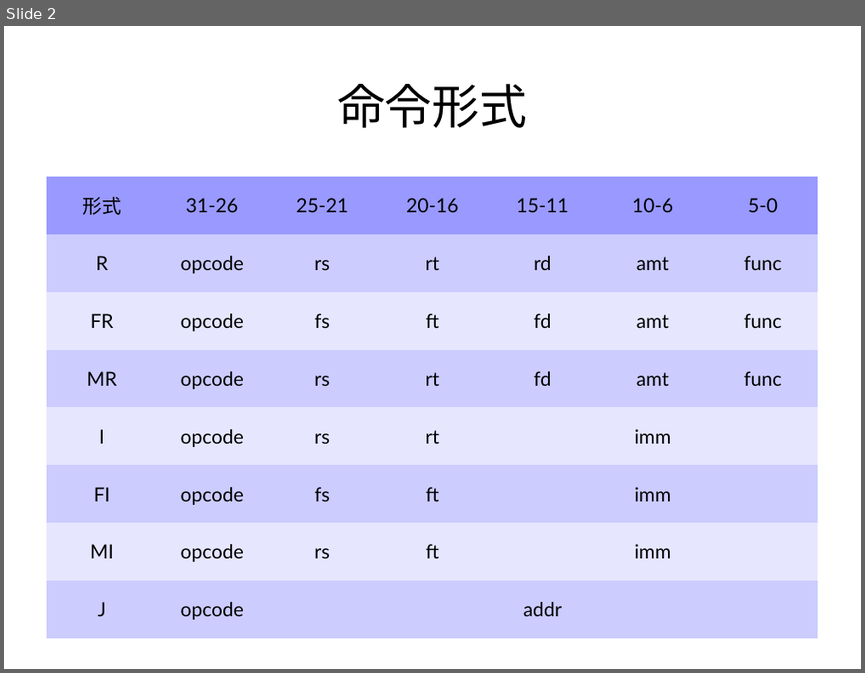
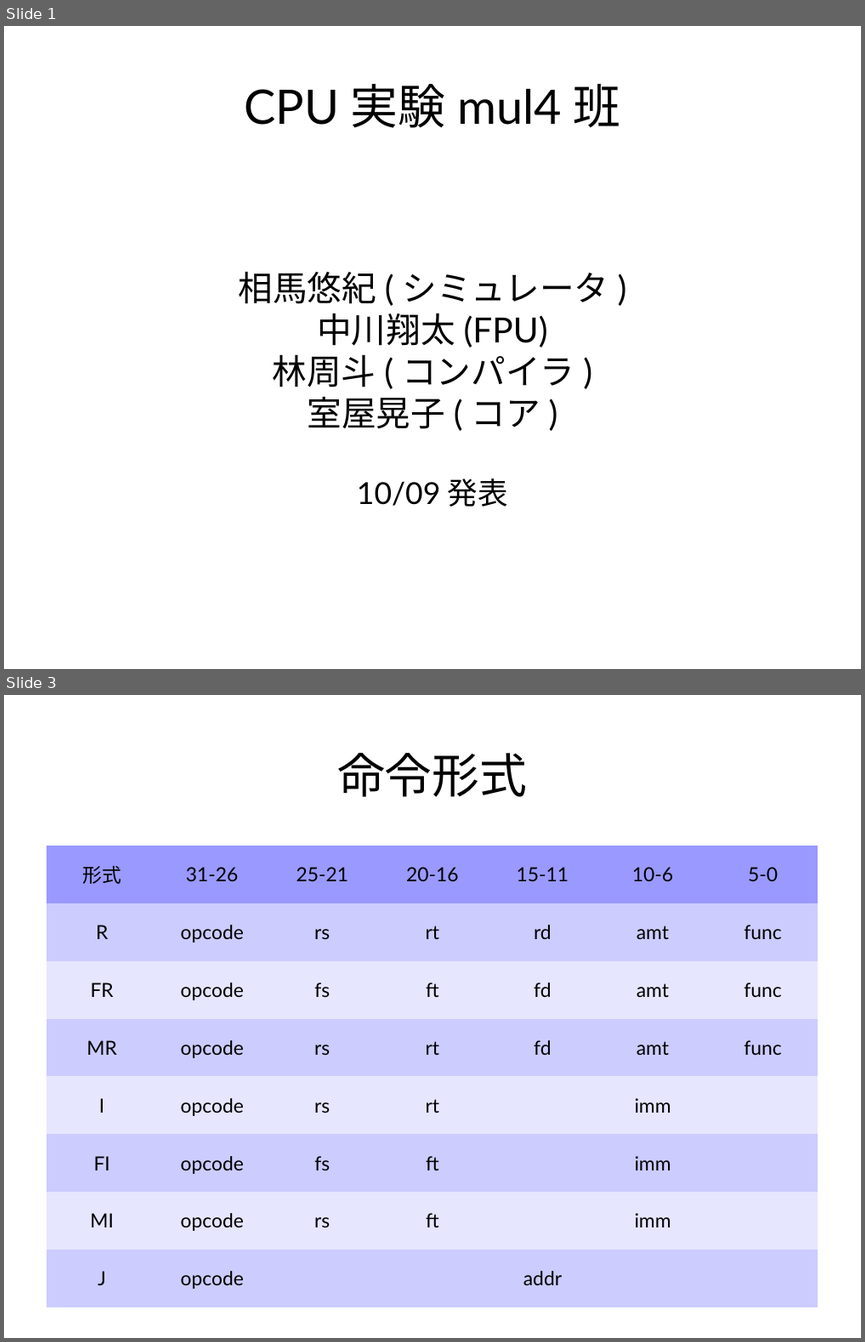
Before and after one commit to cpumul4/cpuex, a slide deck: 10_09.odp. Shown one above the other, each under a label of ours: slide 2 before the commit, slides 1 and 3 after it; the slides between them are not shown. The pictures are 865x673 and 865x1342 pixels, drawn with LibreOffice and Linux fonts; fonts in the diff are those of the drawing. Boxes give left, top, right and bottom in pixels: in the first picture for what was removed or moved away, otherwise in the second. Text is boxed around its words. In the diff, an @@ line names an element or a change of style, - is before the commit and + after.

```diff
--- a/10_09.odp
+++ b/10_09.odp
@@ slide 1 added at box(4, 26, 861, 669), background #FFFFFF @@
@@ title added at box(46, 52, 818, 159), 44 pt, text #000000 @@
+CPU実験mul4班
@@ subtitle added at box(238, 272, 609, 505), 32 pt, text #000000 @@
+相馬悠紀(シミュレータ)
+中川翔太(FPU)
+林周斗(コンパイラ)
+室屋晃子(コア)
+10/09発表
@@ what was slide 2 is now slide 3 @@
```
Also in this commit, not shown: 1 slide changed.
